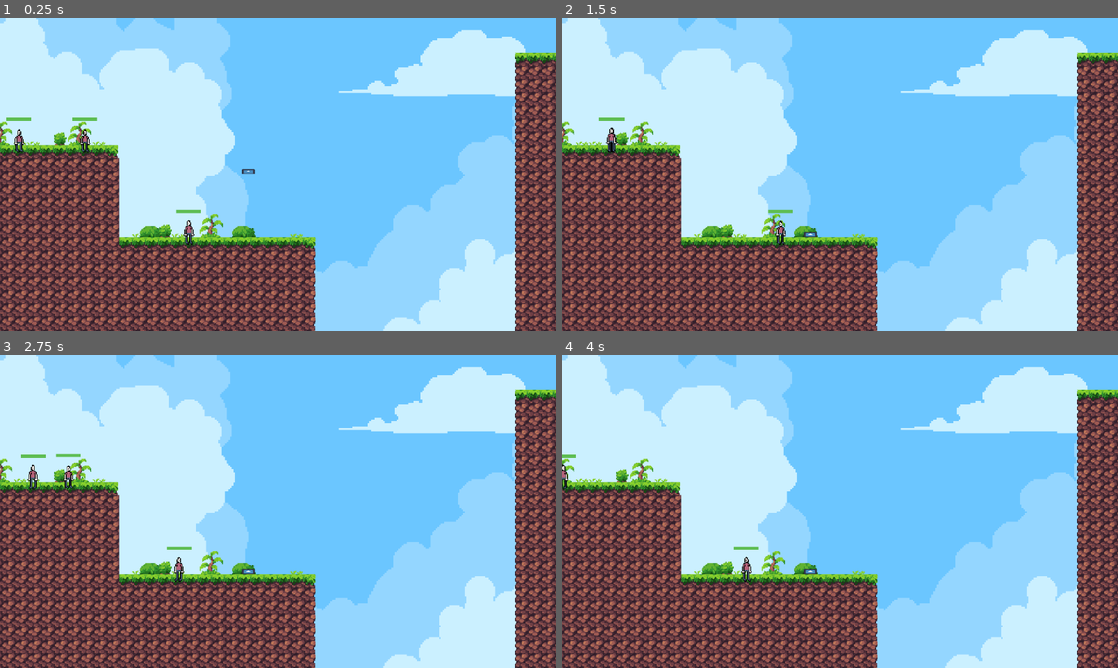
Above: before the commit, frames 1-4 (two rows, left to right).
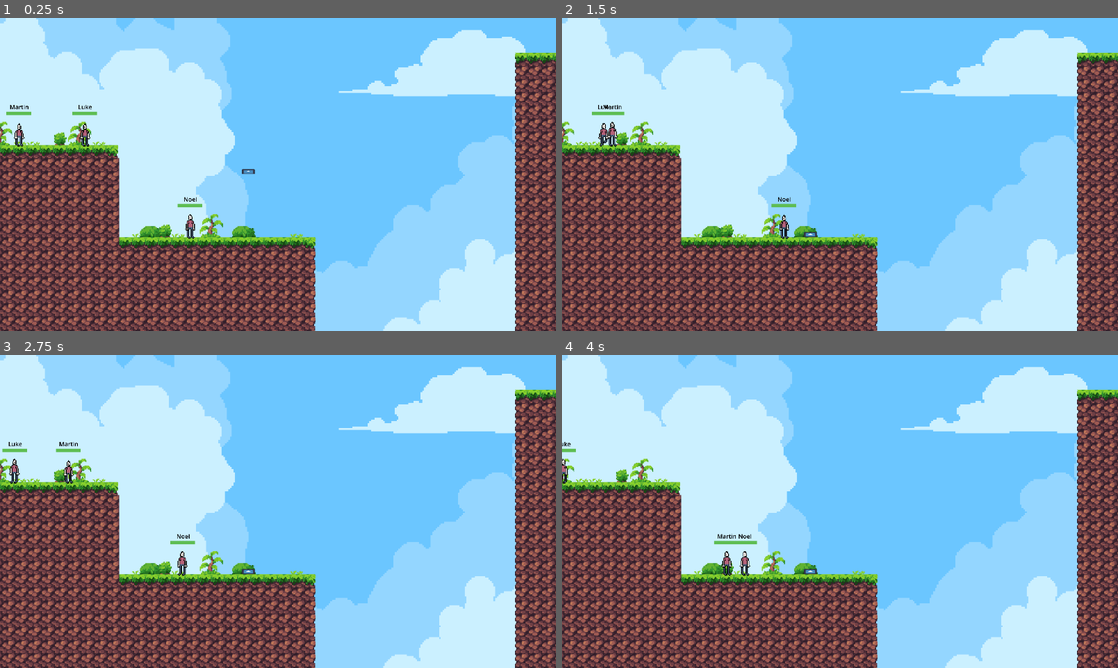
Above: after the commit, the same moments.

Repository: MichaelRRyan/ggj2024
Game: Godot game, scene res://gameplay/gameplay.tscn
Two runs of this game, one before a commit and one after it. Both use one fixed random seed, a clock stepped at 60 frames per second and the inputs below. The engine's default icon, where the game draws it, is replaced by a stand-in: a white triangle on a blue panel in a dark square.
Inputs (mouse positions are in pixels of both pictures, inside the frame that each line leads up to):
- Up to frame 1 (0.25 s): no input
- Up to frame 2 (1.5 s): move the mouse to (812, 215) at 0.52 s; press the mouse at (812, 215) at 0.53 s; move the mouse to (612, 136) at 1.27 s; release the mouse at (612, 136) at 1.28 s; click (612, 136) at 1.35 s
- Up to frame 3 (2.75 s): move the mouse to (66, 473) at 2.02 s; press the mouse at (66, 473) at 2.03 s
- Up to frame 4 (4 s): move the mouse to (739, 567) at 2.77 s; release the mouse at (739, 567) at 2.78 s; click (739, 567) at 2.85 s; move the mouse to (1006, 558) at 3.52 s; press the mouse at (1006, 558) at 3.53 s

The runs differ from the first frame. In frame 1, 0.7% of the frame differs, in the area x 1-37%, y 27-73%; in frame 2, 0.7%; in frame 3, 0.8%, in the area x 0-36%, y 27-73%; in frame 4, 0.6%.

Commit message:
Added minion name display

Diff:
--- a/Characters/basic-minion.gd
+++ b/Characters/basic-minion.gd
@@ -1,7 +1,7 @@
 extends Entity
 class_name Minion
 
-signal died
+signal died(name)
 
 @export var speed : float = 300.0
 @export var acceleration : float = 300.0
@@ -32,6 +32,7 @@
 	health = max_health
 	$HealthBar.value = health / max_health
 	name = Global.minion_names[randi() % Global.minion_names.size()]
+	$NameTag.text = name
 
 func _physics_process(delta):
 	var direction = 0
@@ -115,5 +116,5 @@
 
 func _die():
 	print(name + " has died.")
-	emit_signal("died")
+	emit_signal("died", name)
 	queue_free()
--- a/features/entity/entity.tscn
+++ b/features/entity/entity.tscn
@@ -8,8 +8,8 @@
 size = Vector2(12, 16)
 
 [sub_resource type="CapsuleShape2D" id="CapsuleShape2D_q6ywv"]
-radius = 7.0
-height = 18.0
+radius = 11.0
+height = 36.72
 
 [node name="Entity" type="CharacterBody2D"]
 collision_layer = 2
--- a/features/entity/minion.tscn
+++ b/features/entity/minion.tscn
@@ -1,10 +1,13 @@
-[gd_scene load_steps=49 format=3 uid="uid://b7u5ttuukuhdx"]
+[gd_scene load_steps=50 format=3 uid="uid://b7u5ttuukuhdx"]
 
 [ext_resource type="PackedScene" uid="uid://c1q10vduv63ji" path="res://features/entity/entity.tscn" id="1_cjd4a"]
 [ext_resource type="Script" path="res://Characters/basic-minion.gd" id="2_3qkd6"]
 [ext_resource type="Script" path="res://features/hold_entity/hold_entity_component.gd" id="4_26n4l"]
 [ext_resource type="Texture2D" uid="uid://detl8fqbkd1qb" path="res://assets/images/animations/MinionSpritesheet.png" id="4_ol4be"]
 [ext_resource type="Script" path="res://Characters/TimerIdle.gd" id="5_xjedm"]
+
+[sub_resource type="RectangleShape2D" id="RectangleShape2D_jfxre"]
+size = Vector2(12, 29)
 
 [sub_resource type="CircleShape2D" id="CircleShape2D_b7och"]
 radius = 14.0
@@ -349,10 +352,11 @@
 vframes = 10
 
 [node name="CollisionShape2D" parent="." index="1"]
-position = Vector2(0, -1)
+position = Vector2(0, -0.5)
+shape = SubResource("RectangleShape2D_jfxre")
 
 [node name="CollisionShape2D" parent="PickupComponent" index="0"]
-position = Vector2(0, -1.36)
+position = Vector2(0, -2.36)
 
 [node name="HoldEntityComponent" type="Area2D" parent="." index="3" groups=["hold_entity_component"]]
 script = ExtResource("4_26n4l")
@@ -380,7 +384,18 @@
 
 [node name="TimerHarvest" type="Timer" parent="." index="7"]
 
-[node name="HealthBar" type="ProgressBar" parent="." index="8"]
+[node name="NameTag" type="Label" parent="." index="8"]
+offset_left = -32.0
+offset_top = -37.0
+offset_right = 376.0
+offset_bottom = 26.0
+scale = Vector2(0.16, 0.16)
+theme_override_colors/font_color = Color(0, 0, 0, 1)
+theme_override_font_sizes/font_size = 45
+text = "Michael"
+horizontal_alignment = 1
+
+[node name="HealthBar" type="ProgressBar" parent="." index="9"]
 anchors_preset = 8
 anchor_left = 0.5
 anchor_top = 0.5
@@ -400,7 +415,7 @@
 step = 0.0
 value = 1.0
 
-[node name="AnimatedSprite2D" type="AnimatedSprite2D" parent="." index="9"]
+[node name="AnimatedSprite2D" type="AnimatedSprite2D" parent="." index="10"]
 sprite_frames = SubResource("SpriteFrames_so6kw")
 animation = &"Walk"
 frame_progress = 0.233553
--- a/features/global/global.gd
+++ b/features/global/global.gd
@@ -27,12 +27,47 @@
 var mouse : Mouse = Mouse.new()
 
 var minion_names = [
-	"Joe",
+	"Anastasia",
+	"Aaron",
+	"Abeer",
+	"Adrian",
+	"Áine",
+	"Alex",
+	"Ben",
+	"Noel",
+	"Caroline",
+	"Conor",
+	"Darragh",
+	"David",
+	"Adam",
+	"Elisabeth",
+	"Emily",
+	"Emma",
+	"Mathias",
+	"Milo",
+	"Ian",
+	"Jack",
+	"Jad",
+	"Joshua",
+	"Julianna",
+	"Katrina",
+	"Libor",
+	"Martin",
+	"Masih",
+	"Matěj",
+	"Michael",
+	"Monika",
+	"Nicholas",
+	"Naoise",
+	"Pavel",
 	"Pete",
-	"John",
-	"Michael",
-	"Nick",
-	"Naoise",
-	"Dylan",
-	"Matt"
+	"Rachel",
+	"Robert",
+	"David",
+	"Luke",
+	"Tymek",
+	"Veronika",
+	"Jordan",
+	"Wiktoria",
+	"Olawole"
 ]
--- /dev/null
+++ b/features/ui_screens/death_notice/death_notice.gd
@@ -0,0 +1,13 @@
+extends Label
+
+
+func set_message(minion_name : String):
+	text = minion_name + " has died."
+
+
+func _ready():
+	$AnimationPlayer.play("appear_and_fade")
+
+
+func _on_animation_player_animation_finished(anim_name):
+	queue_free()
--- /dev/null
+++ b/features/ui_screens/death_notice/death_notice.tscn
@@ -0,0 +1,57 @@
+[gd_scene load_steps=5 format=3 uid="uid://jmdm5f1q3twr"]
+
+[ext_resource type="Script" path="res://features/ui_screens/death_notice/death_notice.gd" id="1_cynti"]
+
+[sub_resource type="Animation" id="Animation_jpfiq"]
+resource_name = "appear_and_fade"
+length = 4.0
+tracks/0/type = "value"
+tracks/0/imported = false
+tracks/0/enabled = true
+tracks/0/path = NodePath(".:modulate")
+tracks/0/interp = 1
+tracks/0/loop_wrap = true
+tracks/0/keys = {
+"times": PackedFloat32Array(0, 3, 4),
+"transitions": PackedFloat32Array(1, 1, 1),
+"update": 0,
+"values": [Color(1, 1, 1, 1), Color(1, 1, 1, 1), Color(1, 1, 1, 0)]
+}
+
+[sub_resource type="Animation" id="Animation_eko1r"]
+length = 0.001
+tracks/0/type = "value"
+tracks/0/imported = false
+tracks/0/enabled = true
+tracks/0/path = NodePath(".:modulate")
+tracks/0/interp = 1
+tracks/0/loop_wrap = true
+tracks/0/keys = {
+"times": PackedFloat32Array(0),
+"transitions": PackedFloat32Array(1),
+"update": 0,
+"values": [Color(1, 1, 1, 0)]
+}
+
+[sub_resource type="AnimationLibrary" id="AnimationLibrary_oliox"]
+_data = {
+"RESET": SubResource("Animation_eko1r"),
+"appear_and_fade": SubResource("Animation_jpfiq")
+}
+
+[node name="DeathNotice" type="Label"]
+modulate = Color(1, 1, 1, 0)
+theme_override_colors/font_color = Color(1, 0.592157, 0.45098, 1)
+theme_override_colors/font_outline_color = Color(0.462745, 0.192157, 0.0509804, 1)
+theme_override_constants/outline_size = 4
+theme_override_font_sizes/font_size = 20
+text = "Michael died"
+horizontal_alignment = 2
+script = ExtResource("1_cynti")
+
+[node name="AnimationPlayer" type="AnimationPlayer" parent="."]
+libraries = {
+"": SubResource("AnimationLibrary_oliox")
+}
+
+[connection signal="animation_finished" from="AnimationPlayer" to="." method="_on_animation_player_animation_finished"]
--- a/gameplay/gameplay.tscn
+++ b/gameplay/gameplay.tscn
@@ -6,8 +6,7 @@
 [ext_resource type="PackedScene" uid="uid://b1fcgkgk1wywa" path="res://features/entity/tools/tool.tscn" id="5_ay17o"]
 [ext_resource type="PackedScene" uid="uid://b7u5ttuukuhdx" path="res://features/entity/minion.tscn" id="6_jtv3i"]
 [ext_resource type="Script" path="res://gameplay/kill_area.gd" id="6_uc1pn"]
-[ext_resource type="Script" path="res://gameplay/objective_manager.gd" id="7_60kk4"]
-[ext_resource type="PackedScene" uid="uid://ctodlsmys130x" path="res://features/ui_screens/game_over_screen/game_over_screen.tscn" id="8_k6qtp"]
+[ext_resource type="PackedScene" uid="uid://cepw8oo3tg3qt" path="res://gameplay/objective_manager.tscn" id="7_cj0x0"]
 
 [sub_resource type="RectangleShape2D" id="RectangleShape2D_f1gx5"]
 size = Vector2(17811, 158)
@@ -72,12 +71,6 @@
 position = Vector2(-107, -740)
 shape = SubResource("RectangleShape2D_llhst")
 
-[node name="ObjectiveManager" type="Node" parent="."]
-script = ExtResource("7_60kk4")
-
-[node name="UI" type="CanvasLayer" parent="." groups=["ui"]]
-
-[node name="GameOverScreen" parent="UI" instance=ExtResource("8_k6qtp")]
-visible = false
+[node name="ObjectiveManager" parent="." instance=ExtResource("7_cj0x0")]
 
 [connection signal="body_entered" from="KillArea" to="KillArea" method="_on_body_entered"]
--- a/gameplay/objective_manager.gd
+++ b/gameplay/objective_manager.gd
@@ -3,6 +3,8 @@
 var _num_minions = 0
 var _ui : CanvasLayer = null
 var _game_over_screen : Control = null
+
+var DeathNotice = preload("res://features/ui_screens/death_notice/death_notice.tscn")
 
 
 func _ready():
@@ -23,7 +25,11 @@
 		_game_over_screen.connect("restart_pressed", _restart_game)
 
 
-func _minion_died():
+func _minion_died(minion_name : String):
+	var notice = DeathNotice.instantiate()
+	$UI/Alerts.add_child(notice)
+	notice.set_message(minion_name)
+
 	_num_minions -= 1
 	if _num_minions <= 0:
 		print("Lost game")
--- /dev/null
+++ b/gameplay/objective_manager.tscn
@@ -0,0 +1,27 @@
+[gd_scene load_steps=3 format=3 uid="uid://cepw8oo3tg3qt"]
+
+[ext_resource type="Script" path="res://gameplay/objective_manager.gd" id="1_juh3q"]
+[ext_resource type="PackedScene" uid="uid://ctodlsmys130x" path="res://features/ui_screens/game_over_screen/game_over_screen.tscn" id="2_fh3dl"]
+
+[node name="ObjectiveManager" type="Node"]
+script = ExtResource("1_juh3q")
+
+[node name="UI" type="CanvasLayer" parent="." groups=["ui"]]
+
+[node name="GameOverScreen" parent="UI" instance=ExtResource("2_fh3dl")]
+visible = false
+
+[node name="Alerts" type="VBoxContainer" parent="UI"]
+anchors_preset = -1
+anchor_left = 0.591146
+anchor_top = 0.345679
+anchor_right = 1.0
+anchor_bottom = 1.0
+offset_left = -91.0
+offset_top = -25.0
+offset_right = -91.0
+offset_bottom = -25.0
+grow_horizontal = 0
+grow_vertical = 0
+alignment = 2
+metadata/_edit_use_anchors_ = true
Not shown: 1 places in gameplay/gameplay.tscn that only renumber resources
